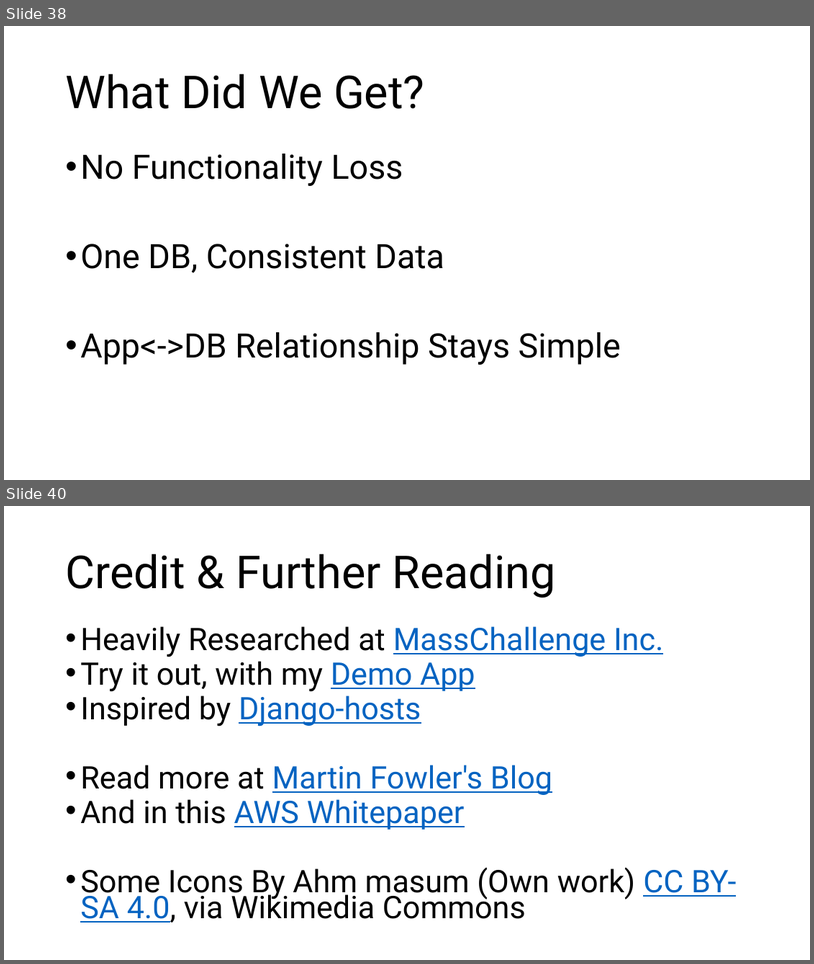
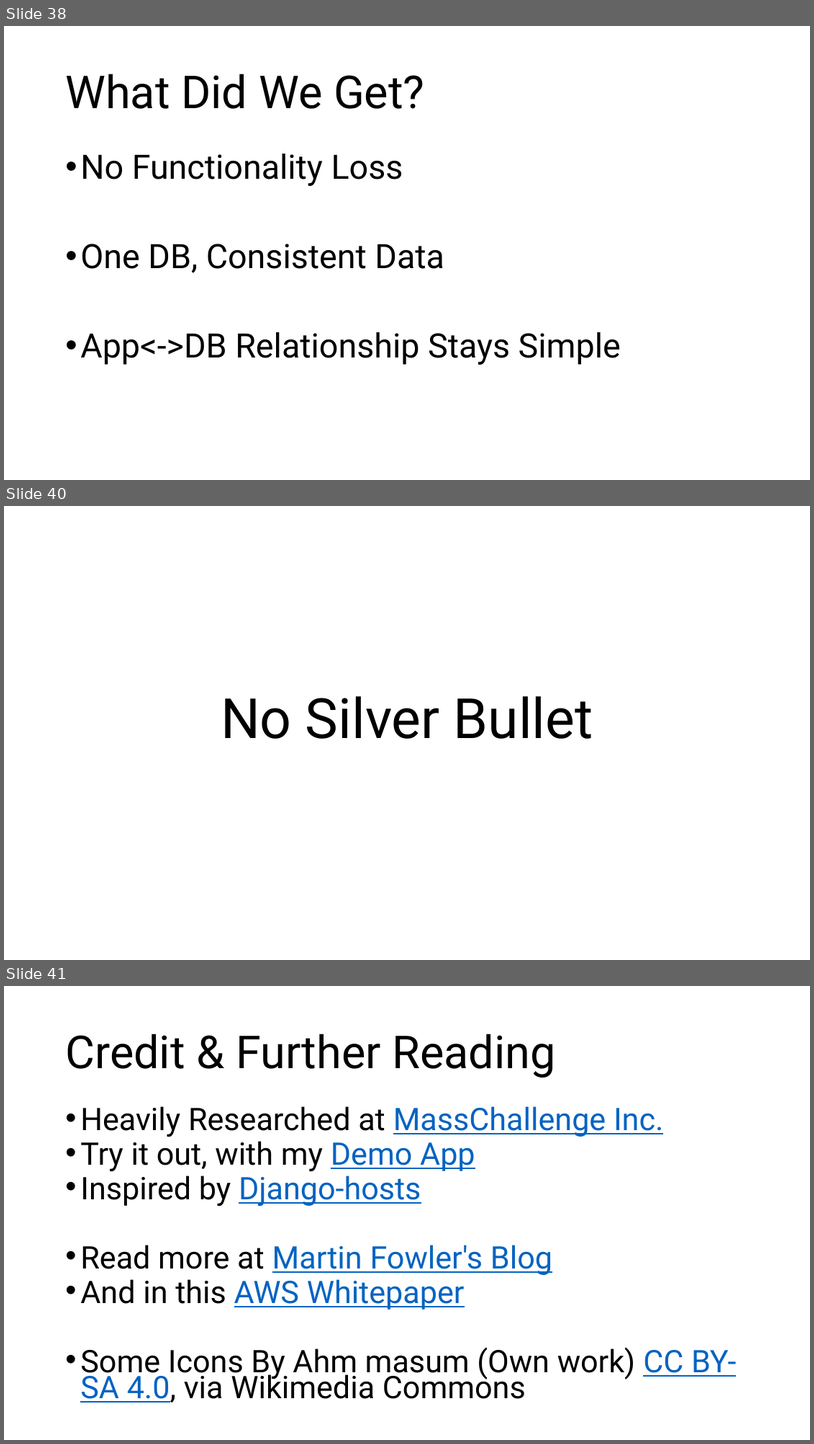
Before and after one commit to yotammanor/bluegreenbooks, a slide deck: PyWebIL - App Based Blue Green Migrations With Django.pptx. Shown one above the other, each under a label of ours: slides 38 and 40 before the commit, slides 38, 40 and 41 after it; the slides between them are not shown. The pictures are 814x964 and 814x1444 pixels, drawn with LibreOffice and Linux fonts; fonts in the diff are those of the drawing. Boxes give left, top, right and bottom in pixels: in the first picture for what was removed or moved away, otherwise in the second. Text is boxed around its words. In the diff, an @@ line names an element or a change of style, - is before the commit and + after.

```diff
--- a/PyWebIL - App Based Blue Green Migrations With Django.pptx
+++ b/PyWebIL - App Based Blue Green Migrations With Django.pptx
@@ slide 40 added at (x1=4, y1=506, x2=810, y2=960), background #FFFFFF @@
@@ title added at (x1=221, y1=696, x2=594, y2=739), 66 pt, text #000000 @@
+No Silver Bullet
@@ what was slide 40 is now slide 41 @@
```
Also in this commit, not shown: 1 slide changed.
